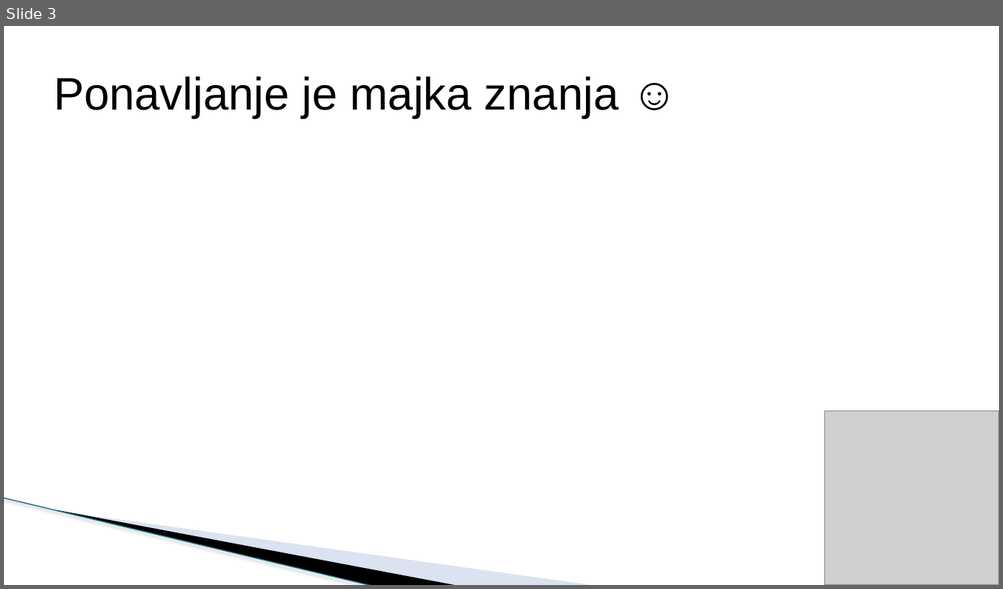
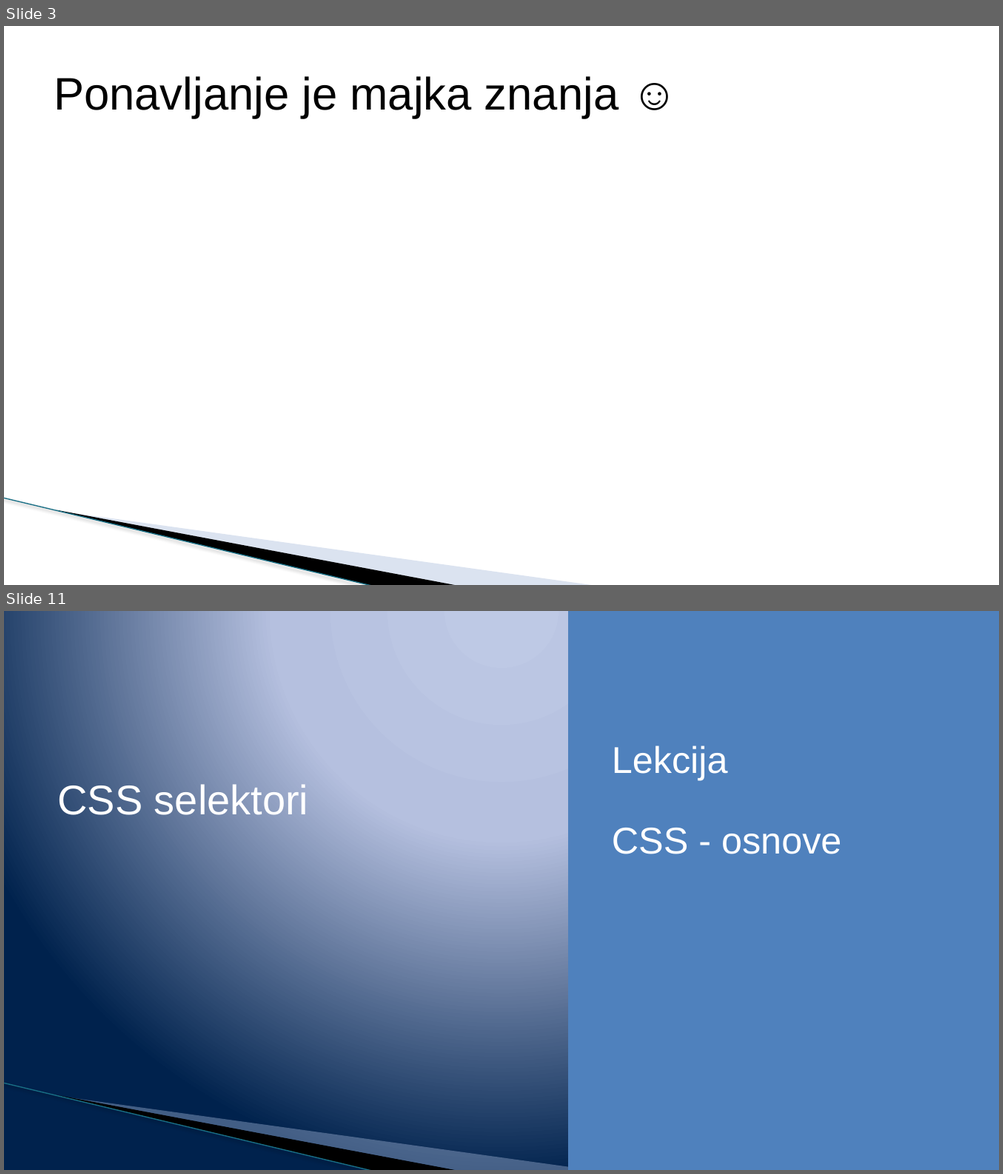
Before and after one commit to todalexcode/kurs-front-end, a slide deck: sesija-20/PPT/Front-End Developer-20.pptx. Shown one above the other, each under a label of ours: slide 3 before the commit, slides 3 and 11 after it; the slides between them are not shown. The pictures are 1003x589 and 1003x1174 pixels, drawn with LibreOffice and Linux fonts; fonts in the diff are those of the drawing; grey boxes stand for pictures; background and template pictures are left out. Boxes give left, top, right and bottom in pixels: in the first picture for what was removed or moved away, otherwise in the second. Text is boxed around its words. In the diff, an @@ line names an element or a change of style, - is before the commit and + after.

```diff
--- a/sesija-20/PPT/Front-End Developer-20.pptx
+++ b/sesija-20/PPT/Front-End Developer-20.pptx
@@ slide 11 added at (x1=4, y1=611, x2=999, y2=1170), background gradient #BFC9E5 to #B5C0E0 to #00234D; not listed: 3 template elements that a slide beside it also shows @@
@@ rectangle added at (x1=568, y1=611, x2=999, y2=1170), fill #4F81BD @@
@@ text added at (x1=612, y1=746, x2=841, y2=854), 36 pt, text #FFFFFF @@
+Lekcija
+CSS - osnove
@@ title added at (x1=58, y1=782, x2=308, y2=822), 40 pt, text #FFFFFF @@
+CSS selektori
@@ slide 3 changed as well @@
@@ picture removed at (x1=824, y1=411, x2=999, y2=585) @@
```
Also in this commit, not shown: 2 other slides changed, 14 other slides added, 1 slide removed, 1 other file.
